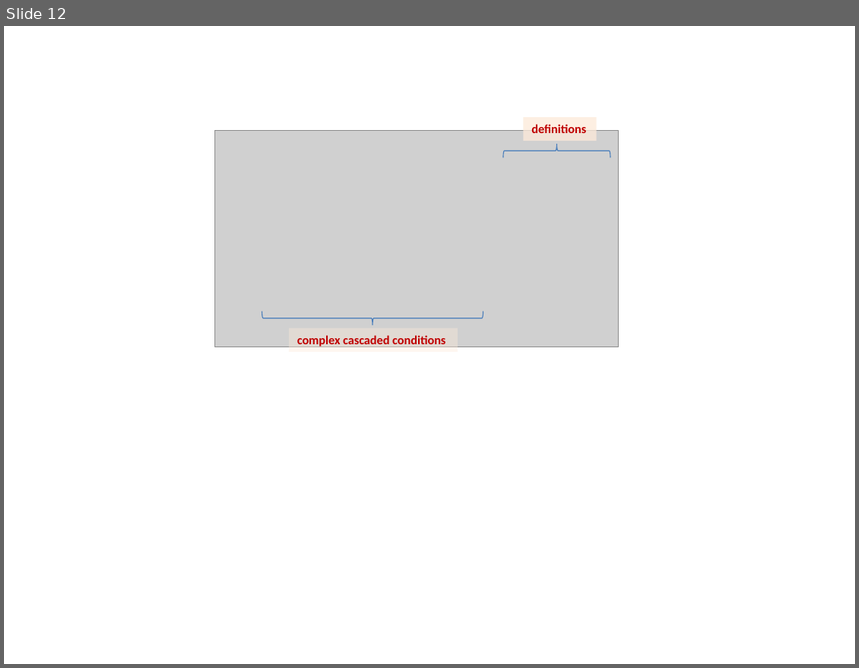
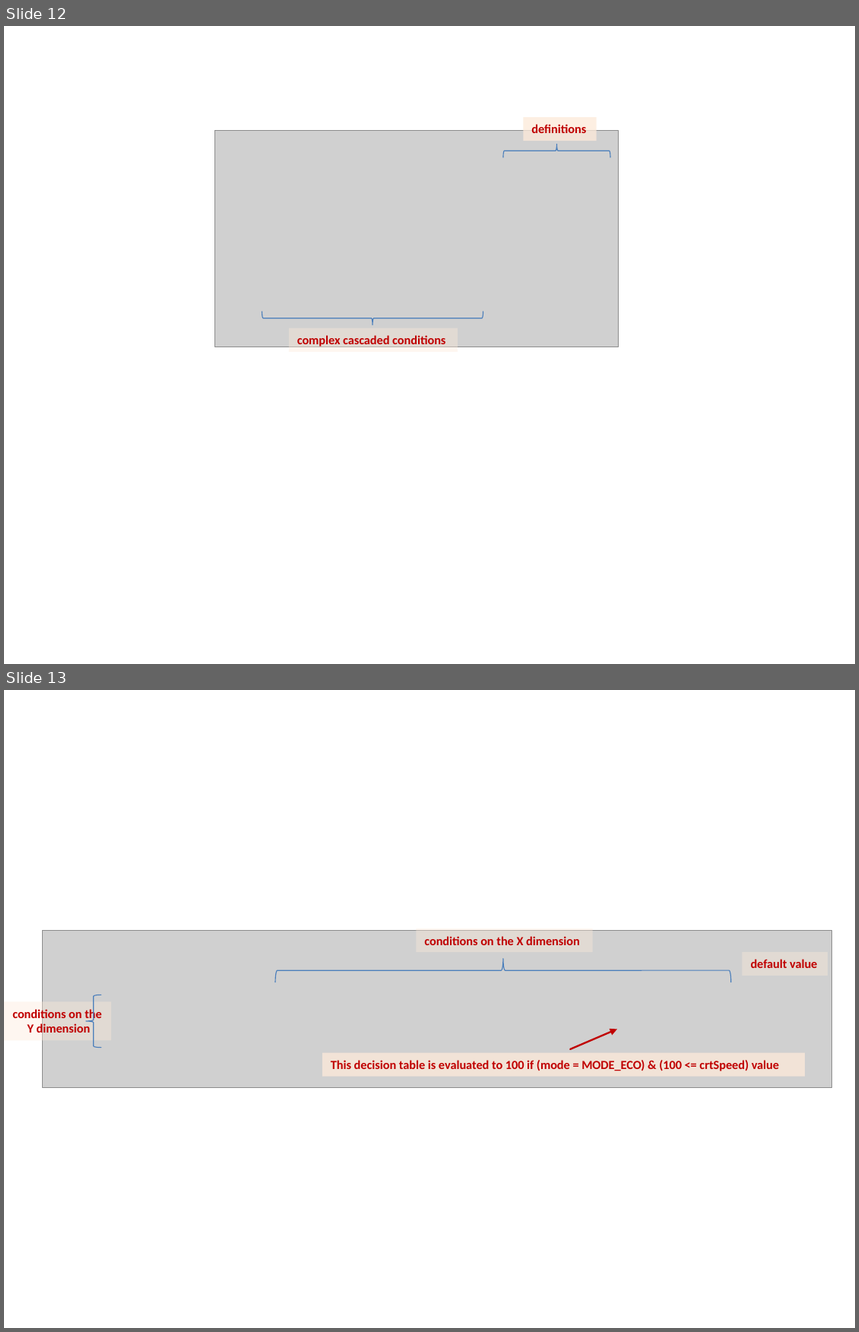
Before and after one commit to mbeddr/mbeddr.formal, a slide deck: code/tutorial/solutions/com.mbeddr.formal.nusmv.users_guide/figures/figures.pptx. Shown one above the other, each under a label of ours: slide 12 before the commit, slides 12 and 13 after it. The pictures are 859x668 and 859x1332 pixels, drawn with LibreOffice and Linux fonts; fonts in the diff are those of the drawing; grey boxes stand for pictures. Boxes give left, top, right and bottom in pixels: in the first picture for what was removed or moved away, otherwise in the second. Text is boxed around its words. In the diff, an @@ line names an element or a change of style, - is before the commit and + after.

Commit message:
nusmv tutorial: added examples and documentation (in users guide) about different kinds of tables

```diff
--- a/code/tutorial/solutions/com.mbeddr.formal.nusmv.users_guide/figures/figures.pptx
+++ b/code/tutorial/solutions/com.mbeddr.formal.nusmv.users_guide/figures/figures.pptx
@@ slide 13 added at (x1=4, y1=690, x2=855, y2=1328), background #FFFFFF @@
@@ picture added at (x1=42, y1=931, x2=832, y2=1087) @@
@@ rectangle added at (x1=416, y1=929, x2=592, y2=953), fill #FDEADA at 39% opacity, 10.5 pt, text #C00000, bold @@
+conditions on the X dimension
@@ right brace added at (x1=276, y1=958, x2=731, y2=983), outline #4B7EBC 0.75 pt @@
@@ rectangle added at (x1=742, y1=952, x2=827, y2=976), fill #FDEADA at 39% opacity, 10.5 pt, text #C00000, bold @@
+default value
@@ rectangle added at (x1=4, y1=1002, x2=111, y2=1040), fill #FDEADA at 39% opacity, 10.5 pt, text #C00000, bold @@
+conditions on the
+Y dimension
@@ right brace added at (x1=86, y1=995, x2=101, y2=1047), outline #4B7EBC 0.75 pt @@
@@ arrow added from (570, 1049) to (617, 1030), #C00000 1.5 pt @@
@@ rectangle added at (x1=322, y1=1053, x2=805, y2=1076), fill #FDEADA at 76% opacity, 10.5 pt, text #C00000, bold @@
+This decision table is evaluated to 100 if (mode = MODE_ECO) & (100 <= crtSpeed) value
```
Also in this commit, not shown: 2 other slides added, 5 other files.
